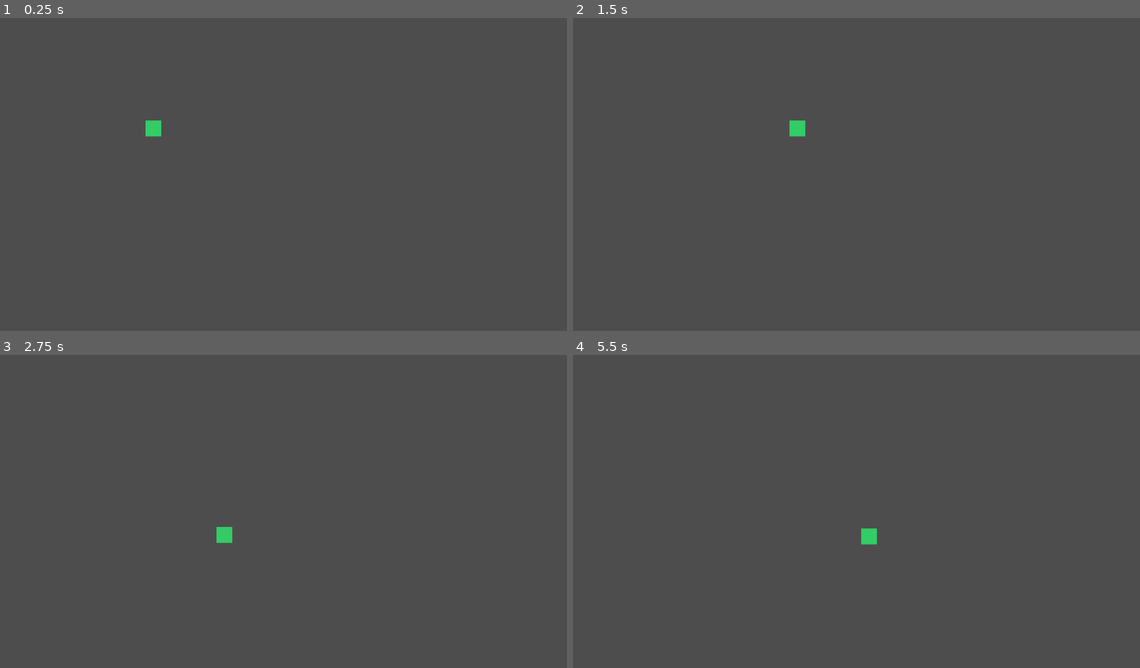
Above: before the commit, frames 1-4 (two rows, left to right).
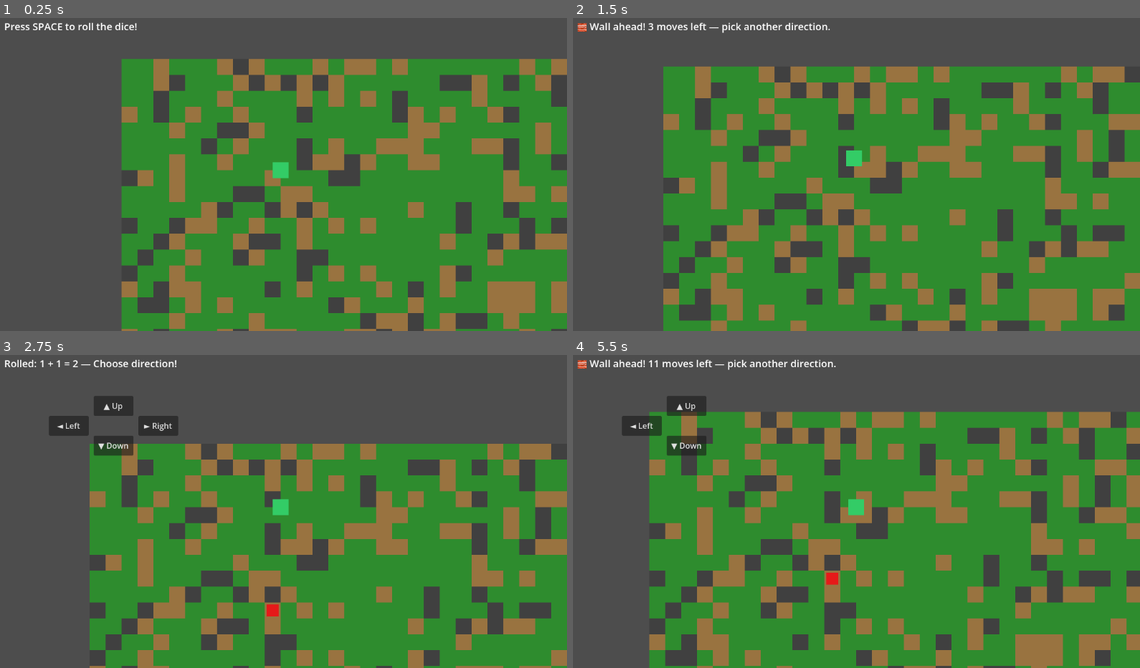
Above: after the commit, the same moments.

Repository: habeldavidson007-glitch/Entropy-Addict
Game: Godot game, scene res://world.tscn
Same seed, same stepped clock (60 frames per second), same inputs: the game is played once before the commit and once after it.
Inputs (mouse positions are in pixels of both pictures, inside the frame that each line leads up to):
- Up to frame 1 (0.25 s): no input
- Up to frame 2 (1.5 s): tap Space at 0.5 s; hold Right (ui_right) 0.53-1.25 s; hold Enter (ui_accept) 0.53-1.25 s; click (686, 68) at 1.25 s, where only the run after the commit has a clickable "▲ Up"
- Up to frame 3 (2.75 s): hold Down (ui_down) from 2.03 s (still down); tap Enter (ui_accept) at 2.1, 2.27, 2.57 s
- Up to frame 4 (5.5 s): release Down (ui_down) at 2.75 s; click (686, 445) at 2.75 s, where only the run after the commit has a clickable "▼ Down"; hold Right (ui_right) 3.53-4.25 s; hold Enter (ui_accept) 3.53-4.25 s; click (641, 426) at 4.25 s, where only the run after the commit has a clickable "◄ Left"; click (731, 426) at 5 s, where only the run after the commit has a clickable "► Right"

The runs differ from the first frame. In frame 1, 60% of the frame differs, in the area x 0-100%, y 1-100%; in frame 2, 62%; in frame 3, 54%; in frame 4, 63%.

Commit message:
add camera follow, detection system, and battle transition

Diff:
--- a/character_body_2d.gd
+++ b/character_body_2d.gd
@@ -1,42 +1,211 @@
 extends CharacterBody2D
 
-# --- SETUP ---
 const TILE_SIZE = 32
-const MOVE_SPEED = 200.0
+const MOVE_DURATION = 0.15
 
 var color_rect: ColorRect
 var collision_shape: CollisionShape2D
 
+var dice_result = 0
+var is_moving = false
+var tiles_remaining = 0
+var move_direction = Vector2.ZERO
+var target_position = Vector2.ZERO
+var blocked_direction = ""
+
+var ui_layer: CanvasLayer
+var dice_label: Label
+var direction_buttons: Control
+var buttons = {}
+
+var world
+var camera: Camera2D
+
+var shake_intensity = 0.0
+var shake_duration = 0.0
+var shake_timer = 0.0
+
+var flash_overlay: ColorRect
+var is_transitioning = false
+
 func _ready():
-	# Set player starting position
-	position = Vector2(320, 240)
-
-	# Setup ColorRect (visual placeholder for Jarger)
+	position = Vector2(10, 7) * TILE_SIZE
+	target_position = position
+
 	color_rect = ColorRect.new()
 	color_rect.size = Vector2(TILE_SIZE, TILE_SIZE)
-	color_rect.position = Vector2(-TILE_SIZE / 2, -TILE_SIZE / 2)
-	color_rect.color = Color(0.2, 0.8, 0.4)  # green placeholder
+	color_rect.position = Vector2(-TILE_SIZE / 2.0, -TILE_SIZE / 2.0)
+	color_rect.color = Color(0.2, 0.8, 0.4)
 	add_child(color_rect)
 
-	# Setup CollisionShape2D
 	collision_shape = CollisionShape2D.new()
 	var shape = RectangleShape2D.new()
 	shape.size = Vector2(TILE_SIZE, TILE_SIZE)
 	collision_shape.shape = shape
 	add_child(collision_shape)
 
-# --- MOVEMENT ---
-func _physics_process(delta):
-	var direction = Vector2.ZERO
-
-	if Input.is_action_pressed("ui_right"):
-		direction.x += 1
-	if Input.is_action_pressed("ui_left"):
-		direction.x -= 1
-	if Input.is_action_pressed("ui_down"):
-		direction.y += 1
-	if Input.is_action_pressed("ui_up"):
-		direction.y -= 1
-
-	velocity = direction.normalized() * MOVE_SPEED
-	move_and_slide()
+	camera = Camera2D.new()
+	camera.enabled = true
+	camera.position_smoothing_enabled = true
+	camera.position_smoothing_speed = 5.0
+	add_child(camera)
+
+	_setup_ui()
+	world = get_parent()
+
+func _setup_ui():
+	ui_layer = CanvasLayer.new()
+	add_child(ui_layer)
+
+	flash_overlay = ColorRect.new()
+	flash_overlay.color = Color(1, 1, 1, 0)
+	flash_overlay.size = Vector2(1152, 648)
+	flash_overlay.position = Vector2(-576, -324)
+	flash_overlay.mouse_filter = Control.MOUSE_FILTER_IGNORE
+	ui_layer.add_child(flash_overlay)
+
+	dice_label = Label.new()
+	dice_label.position = Vector2(20, 20)
+	dice_label.text = "Press SPACE to roll the dice!"
+	dice_label.add_theme_font_size_override("font_size", 20)
+	ui_layer.add_child(dice_label)
+
+	direction_buttons = Control.new()
+	direction_buttons.visible = false
+	ui_layer.add_child(direction_buttons)
+
+	_make_button("▲ Up",    Vector2(200, 100), "up")
+	_make_button("▼ Down",  Vector2(200, 180), "down")
+	_make_button("◄ Left",  Vector2(110, 140), "left")
+	_make_button("► Right", Vector2(290, 140), "right")
+
+func _make_button(label: String, pos: Vector2, dir: String):
+	var btn = Button.new()
+	btn.text = label
+	btn.position = pos
+	btn.size = Vector2(80, 40)
+	btn.pressed.connect(_on_direction_chosen.bind(dir))
+	direction_buttons.add_child(btn)
+	buttons[dir] = btn
+
+func _show_direction_buttons(blocked: String = ""):
+	direction_buttons.visible = true
+	for dir in buttons:
+		buttons[dir].visible = (dir != blocked)
+
+func _input(event):
+	if is_transitioning:
+		return
+	if event.is_action_pressed("ui_accept") and not is_moving and dice_result == 0 and tiles_remaining == 0:
+		_roll_dice()
+		return
+	if direction_buttons.visible and not is_moving:
+		if event.is_action_pressed("ui_up") and blocked_direction != "up":
+			_on_direction_chosen("up")
+		elif event.is_action_pressed("ui_down") and blocked_direction != "down":
+			_on_direction_chosen("down")
+		elif event.is_action_pressed("ui_left") and blocked_direction != "left":
+			_on_direction_chosen("left")
+		elif event.is_action_pressed("ui_right") and blocked_direction != "right":
+			_on_direction_chosen("right")
+
+func _roll_dice():
+	var die1 = randi_range(1, 6)
+	var die2 = randi_range(1, 6)
+	dice_result = die1 + die2
+	blocked_direction = ""
+	dice_label.text = "Rolled: %d + %d = %d — Choose direction!" % [die1, die2, dice_result]
+	_show_direction_buttons()
+
+func _on_direction_chosen(dir: String):
+	direction_buttons.visible = false
+	if dice_result > 0:
+		tiles_remaining = dice_result
+		dice_result = 0
+	match dir:
+		"up":    move_direction = Vector2(0, -TILE_SIZE)
+		"down":  move_direction = Vector2(0, TILE_SIZE)
+		"left":  move_direction = Vector2(-TILE_SIZE, 0)
+		"right": move_direction = Vector2(TILE_SIZE, 0)
+	blocked_direction = ""
+	_move_next_tile()
+
+func _move_next_tile():
+	if tiles_remaining <= 0:
+		var grid_pos = position / TILE_SIZE
+		_check_detection(grid_pos)
+		if world.check_encounter(grid_pos):
+			_trigger_battle_transition()
+		else:
+			is_moving = false
+		return
+
+	var next_pos = position + move_direction
+	var next_grid = next_pos / TILE_SIZE
+
+	if not world.is_walkable(next_grid):
+		if move_direction == Vector2(0, -TILE_SIZE): blocked_direction = "up"
+		elif move_direction == Vector2(0, TILE_SIZE): blocked_direction = "down"
+		elif move_direction == Vector2(-TILE_SIZE, 0): blocked_direction = "left"
+		elif move_direction == Vector2(TILE_SIZE, 0): blocked_direction = "right"
+		is_moving = false
+		dice_label.text = "🧱 Wall ahead! %d moves left — pick another direction." % tiles_remaining
+		_show_direction_buttons(blocked_direction)
+		return
+
+	is_moving = true
+	target_position = next_pos
+	tiles_remaining -= 1
+
+func _check_detection(grid_pos: Vector2):
+	world.update_enemy_visibility(grid_pos)
+	var level = world.get_detection_level(grid_pos)
+	var dist = world.get_closest_enemy_distance(grid_pos)
+	match level:
+		"encounter":
+			dice_label.text = "❗ Enemy is right here!"
+		"visible":
+			dice_label.text = "⚠ Enemy close! %.0f tiles away — stay sharp!" % dist
+			_start_shake(2.0, 0.3)
+		"warning":
+			dice_label.text = "👁 Detected a presence! %.0f tiles away — be aware!" % dist
+		"safe":
+			dice_label.text = "Press SPACE to roll the dice!"
+
+func _trigger_battle_transition():
+	is_transitioning = true
+	dice_label.text = "⚔ Enemy encountered!"
+	_start_shake(8.0, 0.6)
+	var tween = create_tween()
+	tween.tween_property(flash_overlay, "color", Color(1, 1, 1, 1), 0.15)
+	tween.tween_property(flash_overlay, "color", Color(1, 1, 1, 0), 0.15)
+	tween.tween_property(flash_overlay, "color", Color(1, 1, 1, 1), 0.15)
+	tween.tween_property(flash_overlay, "color", Color(1, 1, 1, 0), 0.15)
+	tween.tween_property(flash_overlay, "color", Color(1, 1, 1, 1), 0.3)
+	tween.tween_callback(func():
+		flash_overlay.color = Color(1, 1, 1, 0)
+		is_transitioning = false
+		is_moving = false
+		dice_label.text = "⚔ Battle! (Combat scene coming soon...)"
+	)
+
+func _start_shake(intensity: float, duration: float):
+	shake_intensity = intensity
+	shake_duration = duration
+	shake_timer = duration
+
+func _process(delta):
+	if shake_timer > 0:
+		shake_timer -= delta
+		var amount = (shake_timer / shake_duration) * shake_intensity
+		camera.offset = Vector2(
+			randf_range(-amount, amount),
+			randf_range(-amount, amount)
+		)
+	else:
+		camera.offset = Vector2.ZERO
+
+	if is_moving and not is_transitioning:
+		position = position.move_toward(target_position, TILE_SIZE / MOVE_DURATION * delta)
+		if position == target_position:
+			_move_next_tile()
--- /dev/null
+++ b/world.gd
@@ -0,0 +1,113 @@
+extends Node2D
+
+const TILE_SIZE = 32
+const MAP_WIDTH = 40
+const MAP_HEIGHT = 40
+const ENEMY_COUNT = 15
+
+const RANGE_WARNING = 10
+const RANGE_VISIBLE = 7
+const RANGE_ENCOUNTER = 2
+
+var tile_map = {}
+var enemy_positions = []
+var _player_grid_for_draw = Vector2(-999, -999)
+
+enum Tile { GRASS, DIRT, WALL }
+
+const TILE_COLORS = {
+	Tile.GRASS: Color(0.18, 0.55, 0.18),
+	Tile.DIRT:  Color(0.6,  0.45, 0.25),
+	Tile.WALL:  Color(0.25, 0.25, 0.25),
+}
+
+func _ready():
+	_generate_map()
+	_spawn_enemies()
+	queue_redraw()
+
+func _generate_map():
+	for x in range(MAP_WIDTH):
+		for y in range(MAP_HEIGHT):
+			var roll = randf()
+			if roll < 0.6:
+				tile_map[Vector2(x, y)] = Tile.GRASS
+			elif roll < 0.85:
+				tile_map[Vector2(x, y)] = Tile.DIRT
+			else:
+				tile_map[Vector2(x, y)] = Tile.WALL
+
+func _spawn_enemies():
+	var placed = 0
+	while placed < ENEMY_COUNT:
+		var x = randi_range(1, MAP_WIDTH - 2)
+		var y = randi_range(1, MAP_HEIGHT - 2)
+		var pos = Vector2(x, y)
+		if tile_map[pos] != Tile.WALL and pos != Vector2(10, 7) and pos not in enemy_positions:
+			enemy_positions.append(pos)
+			placed += 1
+
+func _draw():
+	# Draw tiles
+	for grid_pos in tile_map:
+		var tile_type = tile_map[grid_pos]
+		var world_pos = grid_pos * TILE_SIZE
+		draw_rect(Rect2(world_pos, Vector2(TILE_SIZE, TILE_SIZE)), TILE_COLORS[tile_type])
+
+	# Draw enemies based on detection range
+	for epos in enemy_positions:
+		var dist = _player_grid_for_draw.distance_to(epos)
+		if dist <= RANGE_VISIBLE:
+			var world_pos = epos * TILE_SIZE
+			draw_rect(Rect2(world_pos + Vector2(4, 4), Vector2(24, 24)), Color(0.9, 0.1, 0.1))
+			# Draw "!" if within encounter range
+			if dist <= RANGE_ENCOUNTER:
+				draw_string(
+					ThemeDB.fallback_font,
+					epos * TILE_SIZE + Vector2(10, -4),
+					"!",
+					HORIZONTAL_ALIGNMENT_LEFT,
+					-1,
+					20,
+					Color(1, 1, 0)
+				)
+
+func update_enemy_visibility(player_grid: Vector2):
+	_player_grid_for_draw = player_grid
+	queue_redraw()
+
+func get_detection_level(player_grid: Vector2) -> String:
+	var closest = INF
+	for epos in enemy_positions:
+		var dist = player_grid.distance_to(epos)
+		if dist < closest:
+			closest = dist
+	if closest <= RANGE_ENCOUNTER:
+		return "encounter"
+	elif closest <= RANGE_VISIBLE:
+		return "visible"
+	elif closest <= RANGE_WARNING:
+		return "warning"
+	else:
+		return "safe"
+
+func get_closest_enemy_distance(player_grid: Vector2) -> float:
+	var closest = INF
+	for epos in enemy_positions:
+		var dist = player_grid.distance_to(epos)
+		if dist < closest:
+			closest = dist
+	return closest
+
+func check_encounter(player_grid_pos: Vector2) -> bool:
+	for epos in enemy_positions:
+		if player_grid_pos.distance_to(epos) <= RANGE_ENCOUNTER:
+			enemy_positions.erase(epos)
+			queue_redraw()
+			return true
+	return false
+
+func is_walkable(grid_pos: Vector2) -> bool:
+	if not tile_map.has(grid_pos):
+		return false
+	return tile_map[grid_pos] != Tile.WALL
--- a/world.tscn
+++ b/world.tscn
@@ -1,8 +1,10 @@
 [gd_scene format=3 uid="uid://bakc5ol2516lu"]
 
 [ext_resource type="Script" uid="uid://b2fs6nmhfgj0s" path="res://character_body_2d.gd" id="1_f3sb7"]
+[ext_resource type="Script" uid="uid://87s0ljek3ubp" path="res://world.gd" id="1_fj7yv"]
 
 [node name="Node2D" type="Node2D" unique_id=2012395292]
+script = ExtResource("1_fj7yv")
 
 [node name="CharacterBody2D" type="CharacterBody2D" parent="." unique_id=180778989]
 script = ExtResource("1_f3sb7")
Not shown, added: world.gd.uid
